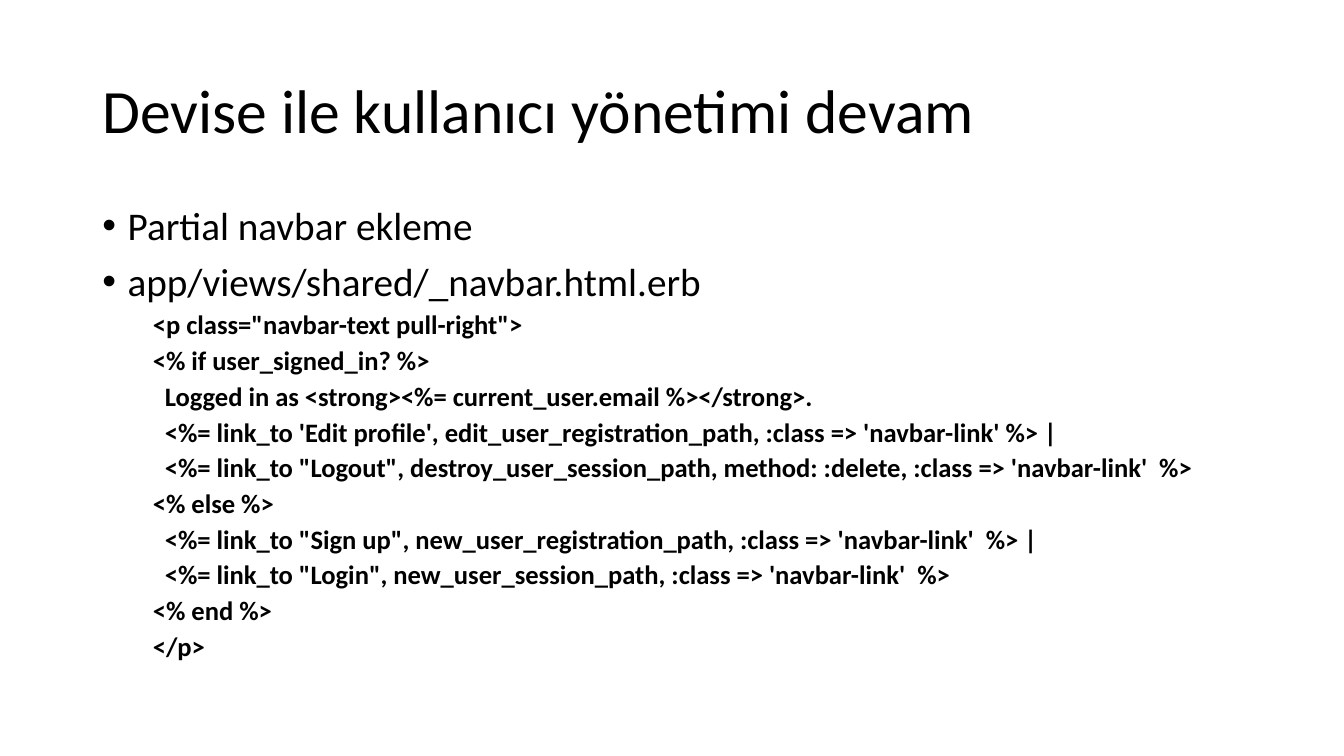
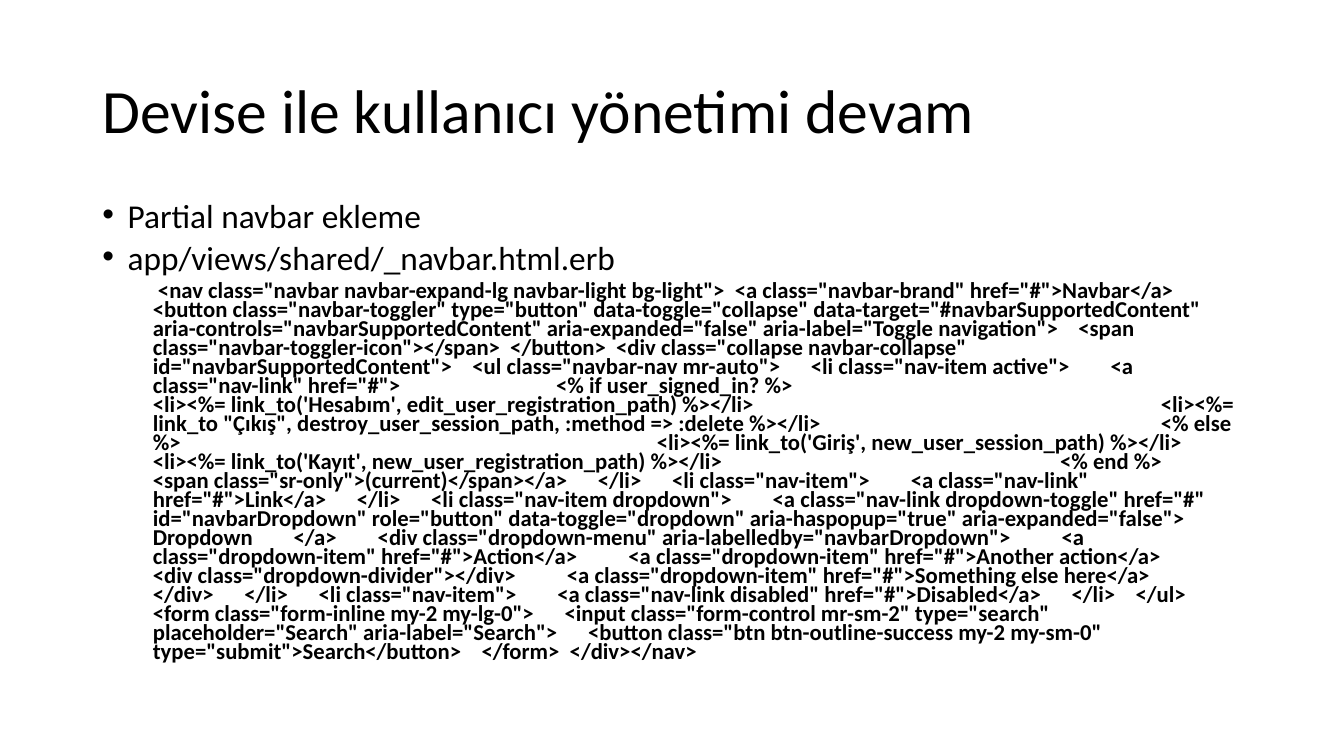
Before and after one commit to gorkemcakici/Web-Programlama, a slide deck: slide 7 of H7/Gemfile.pptx. Drawn at 1344x756 pixels with LibreOffice and Linux fonts; fonts in the diff are those of the drawing. Boxes give left, top, right and bottom in pixels: in the first picture for what was removed or moved away, otherwise in the second. Text is boxed around its words. In the diff, an @@ line names an element or a change of style, - is before the commit and + after.

```diff
--- a/H7/Gemfile.pptx
+++ b/H7/Gemfile.pptx
@@ text at [128,205,615,276]: size 28 to 23.8 pt in "Partial navbar ekleme", "app/views/shared/_navbar.html.erb"; line spacing 0.9 to 0.7 @@
@@ text at [153,282,1234,663]: text changed; size 19 to 16.1 pt @@
-  <p class="navbar-text pull-right">
-  <% if user_signed_in? %>
-  Logged in as <strong><%= current_user.email %></strong>.
-  <%= link_to 'Edit profile', edit_user_registration_path, :class => 'navbar-link' %> |
-  <%= link_to "Logout", destroy_user_session_path, method: :delete, :class => 'navbar-link' %>
-  <% else %>
-  <%= link_to "Sign up", new_user_registration_path, :class => 'navbar-link' %> |
-  <%= link_to "Login", new_user_session_path, :class => 'navbar-link' %>
-  <% end %>
-  </p>
+  <nav class="navbar navbar-expand-lg navbar-light bg-light"> <a class="navbar-brand" href="#">Navbar</a> <button class="navbar-toggler" type="button" data-toggle="collapse" data-target="#navbarSupportedContent" aria-controls="navbarSupportedContent" aria-expanded="false" aria-label="Toggle navigation"> <span class="navbar-toggler-icon"></span> </button> <div class="collapse navbar-collapse" id="navbarSupportedContent"> <ul class="navbar-nav mr-auto"> <li class="nav-item active"> <a class="nav-link" href="#"> <% if user_signed_in? %> <li><%= link_to('Hesabım', edit_user_registration_path) %></li> <li><%= link_to "Çıkış", destroy_user_session_path, :method => :delete %></li> <% else %> <li><%= link_to('Giriş', new_user_session_path) %></li> <li><%= link_to('Kayıt', new_user_registration_path) %></li> <% end %> <span class="sr-only">(current)</span></a> </li> <li class="nav-item"> <a class="nav-link" href="#">Link</a> </li> <li class="nav-item dropdown"> <a class="nav-link dropdown-toggle" href="#" id="navbarDropdown" role="button" data-toggle="dropdown" aria-haspopup="true" aria-expanded="false"> Dropdown </a> <div class="dropdown-menu" aria-labelledby="navbarDropdown"> <a class="dropdown-item" href="#">Action</a> <a class="dropdown-item" href="#">Another action</a> <div class="dropdown-divider"></div> <a class="dropdown-item" href="#">Something else here</a> </div> </li> <li class="nav-item"> <a class="nav-link disabled" href="#">Disabled</a> </li> </ul> <form class="form-inline my-2 my-lg-0"> <input class="form-control mr-sm-2" type="search" placeholder="Search" aria-label="Search"> <button class="btn btn-outline-success my-2 my-sm-0" type="submit">Search</button> </form> </div></nav>
```
Also in this commit, not shown: 1 other slide changed.
